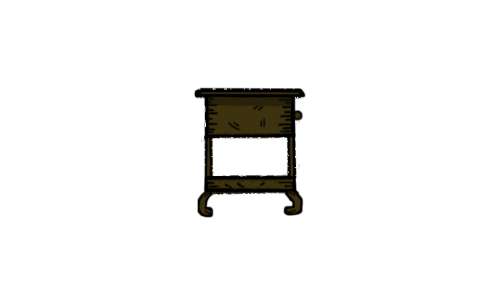
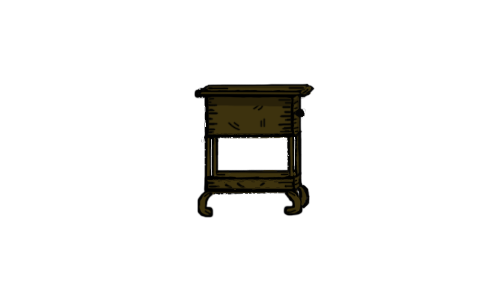
Two versions of the same layered image (w=500, h=300). Layer-by-layer changes:
painted on "dolap" over left=202, top=83, right=315, bottom=210
